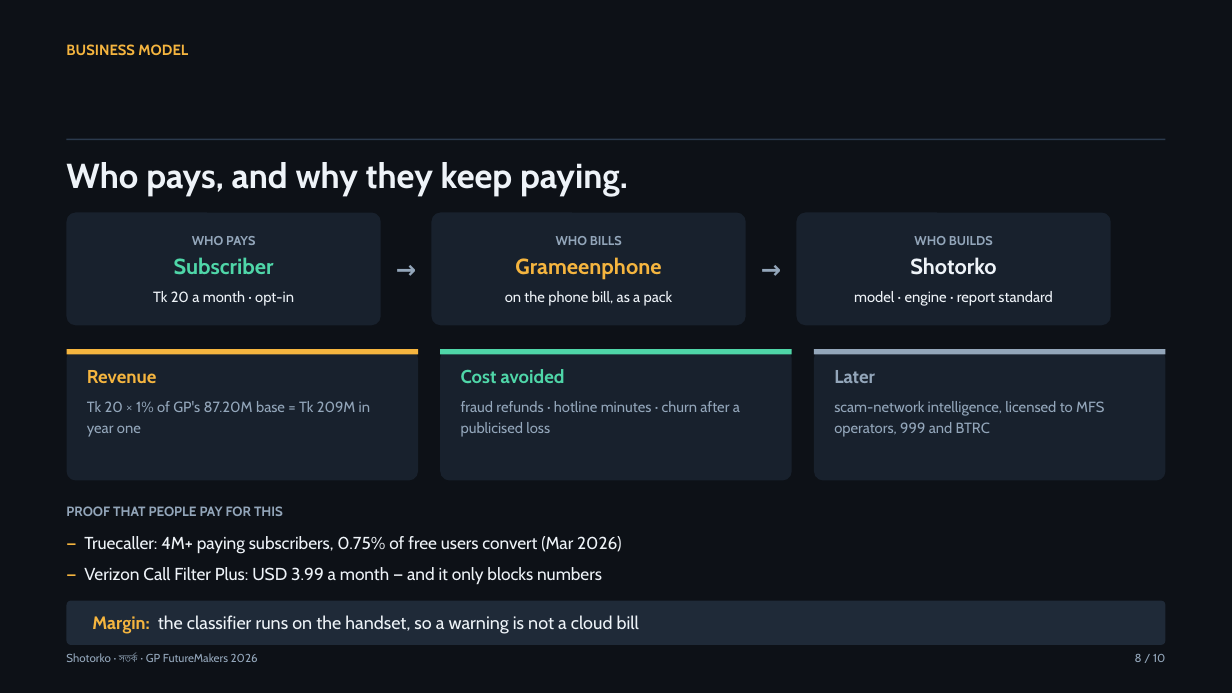
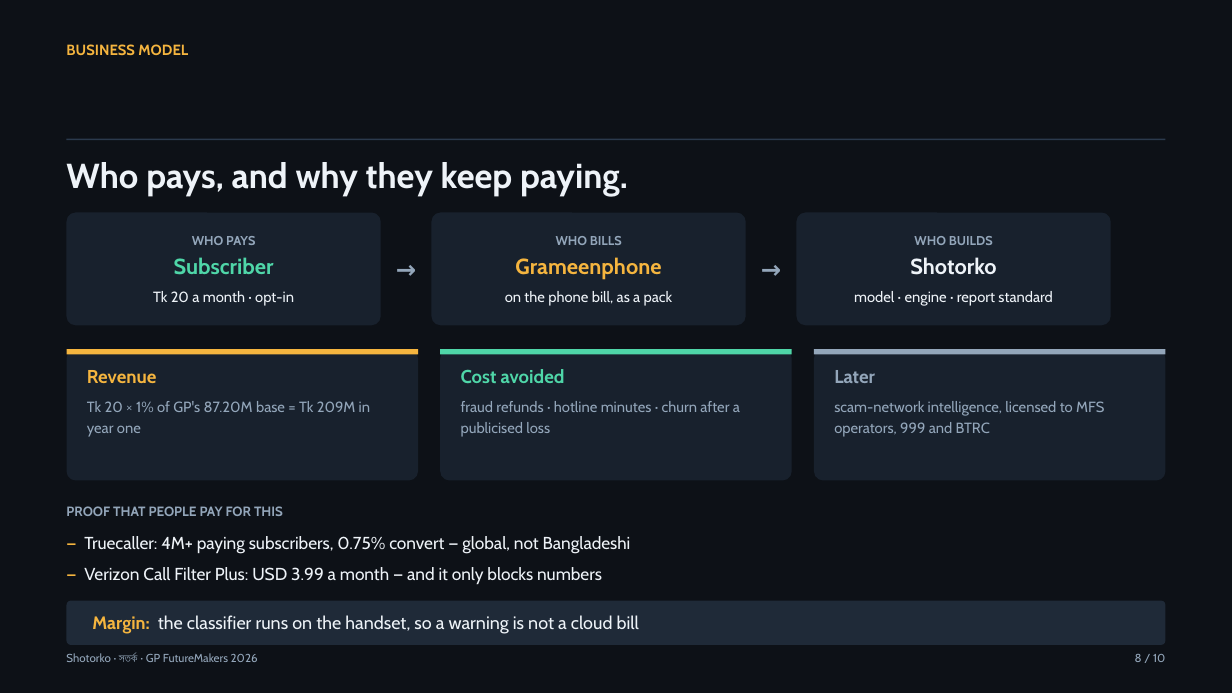
Before and after one commit to Mayamoho/shotorko-ai, a slide deck: slide 8 of pitch/Shotorko-GP-FutureMakers-2026.pptx. Drawn at 1232x693 pixels with LibreOffice and Linux fonts; fonts in the diff are those of the drawing. Boxes give left, top, right and bottom in pixels: in the first picture for what was removed or moved away, otherwise in the second. Text is boxed around its words. In the diff, an @@ line names an element or a change of style, - is before the commit and + after.

```diff
--- a/pitch/Shotorko-GP-FutureMakers-2026.pptx
+++ b/pitch/Shotorko-GP-FutureMakers-2026.pptx
@@ text at bbox=[84, 536, 631, 554]: text changed @@
-— Truecaller: 4M+ paying subscribers, 0.75% of free users convert (Mar 2026)
+— Truecaller: 4M+ paying subscribers, 0.75% convert — global, not Bangladeshi
```
Also in this commit, not shown: 2 other slides changed, 4 other files.
